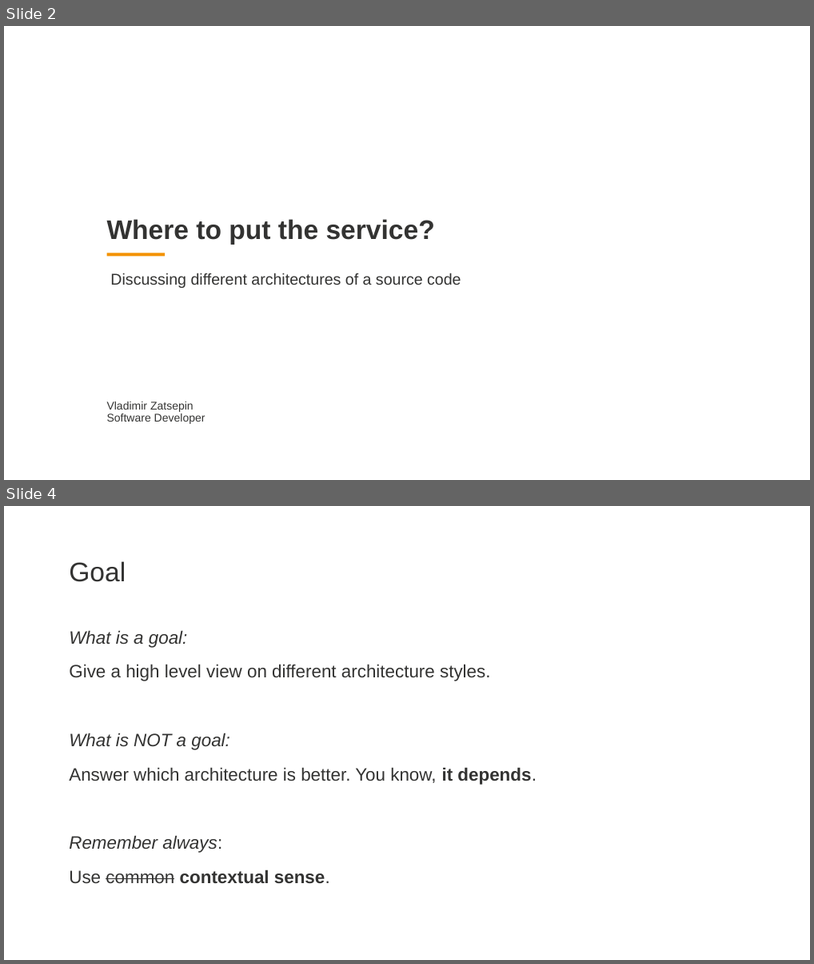
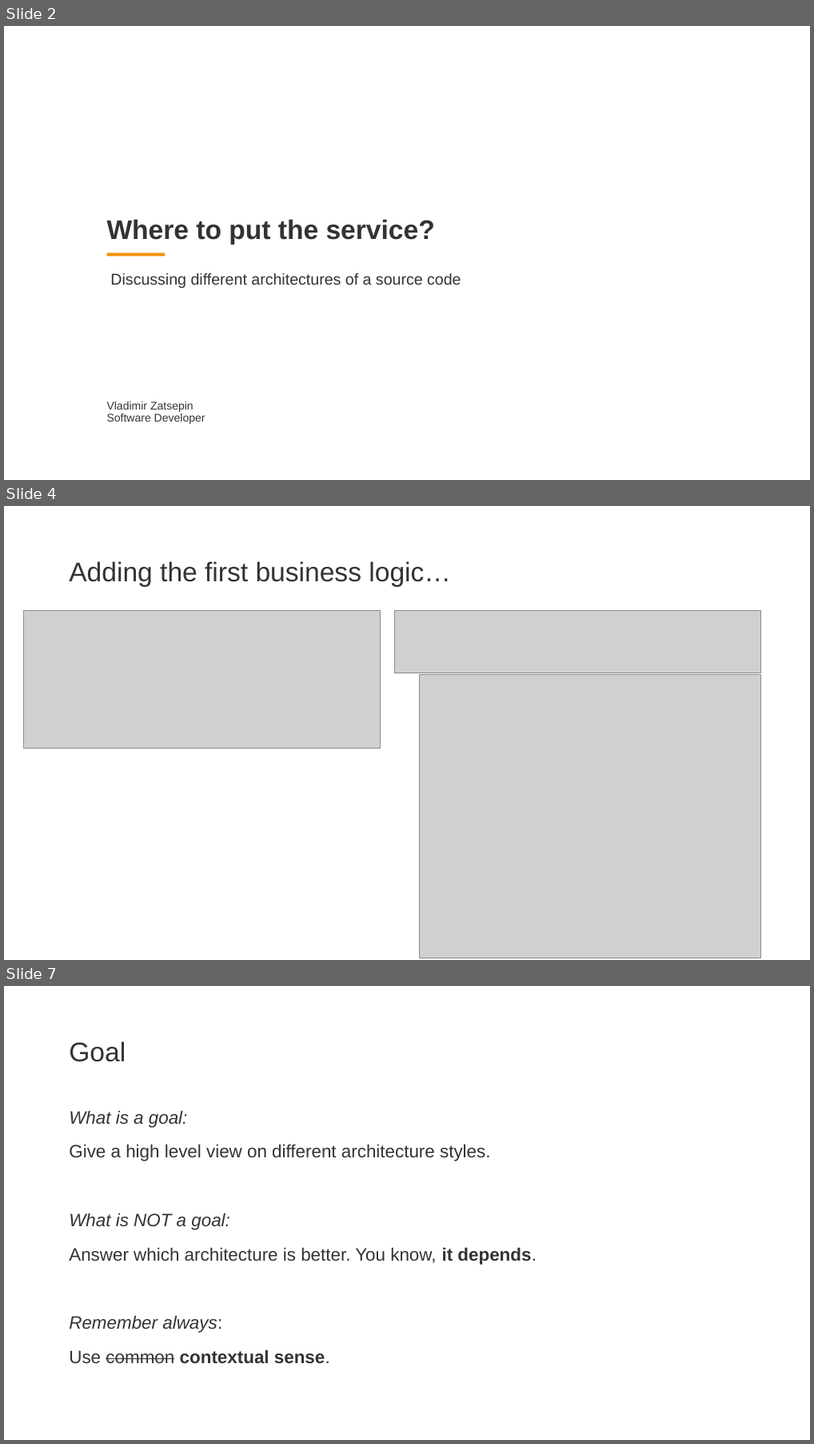
Before and after one commit to zatsepinvl/where-to-put-the-service, a slide deck: Where to put the service.pptm. Shown one above the other, each under a label of ours: slides 2 and 4 before the commit, slides 2, 4 and 7 after it; the slides between them are not shown. The pictures are 814x964 and 814x1444 pixels, drawn with LibreOffice and Linux fonts; fonts in the diff are those of the drawing; grey boxes stand for pictures; background and template pictures are left out. Boxes give left, top, right and bottom in pixels: in the first picture for what was removed or moved away, otherwise in the second. Text is boxed around its words. In the diff, an @@ line names an element or a change of style, - is before the commit and + after.

```diff
--- a/Where to put the service.pptm
+++ b/Where to put the service.pptm
@@ slide 4 added at (4,506,810,960), background #FFFFFF @@
@@ title added at (69,561,451,586), 48 pt, text #333332 @@
+Adding the first business logic…
@@ picture added at (24,611,381,748) @@
@@ picture added at (395,611,761,673) @@
@@ picture added at (419,675,761,957) @@
@@ what was slide 4 is now slide 7 @@
```
Also in this commit, not shown: 5 slides changed, 5 other slides added, 2 slides removed, 12 other files.
